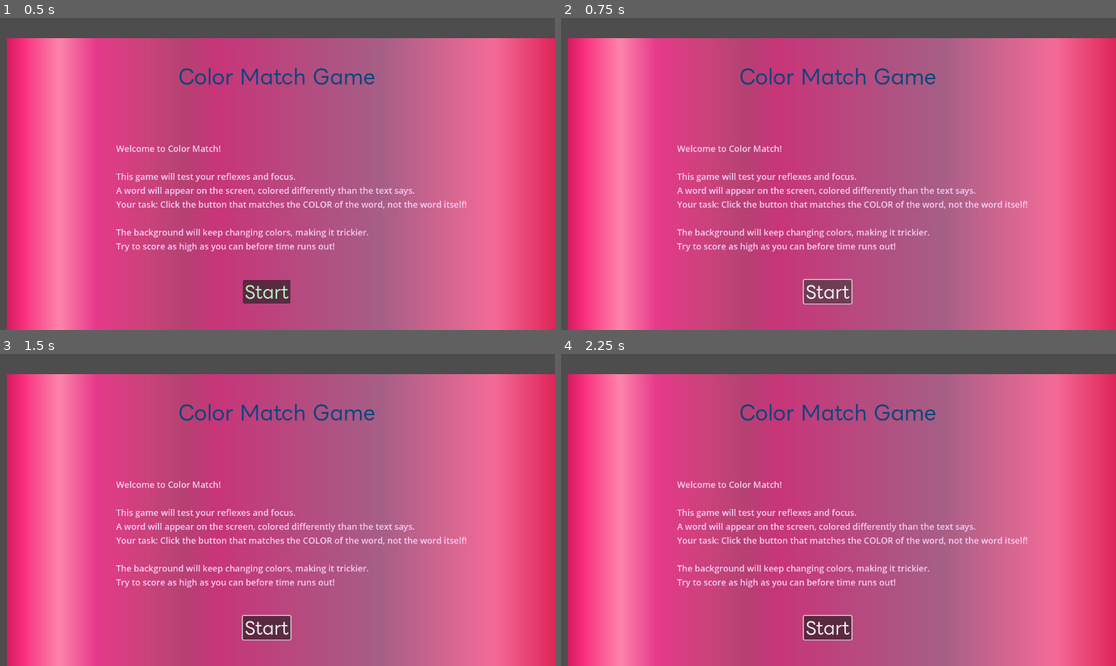
Above: before the commit, frames 1-4 (two rows, left to right).
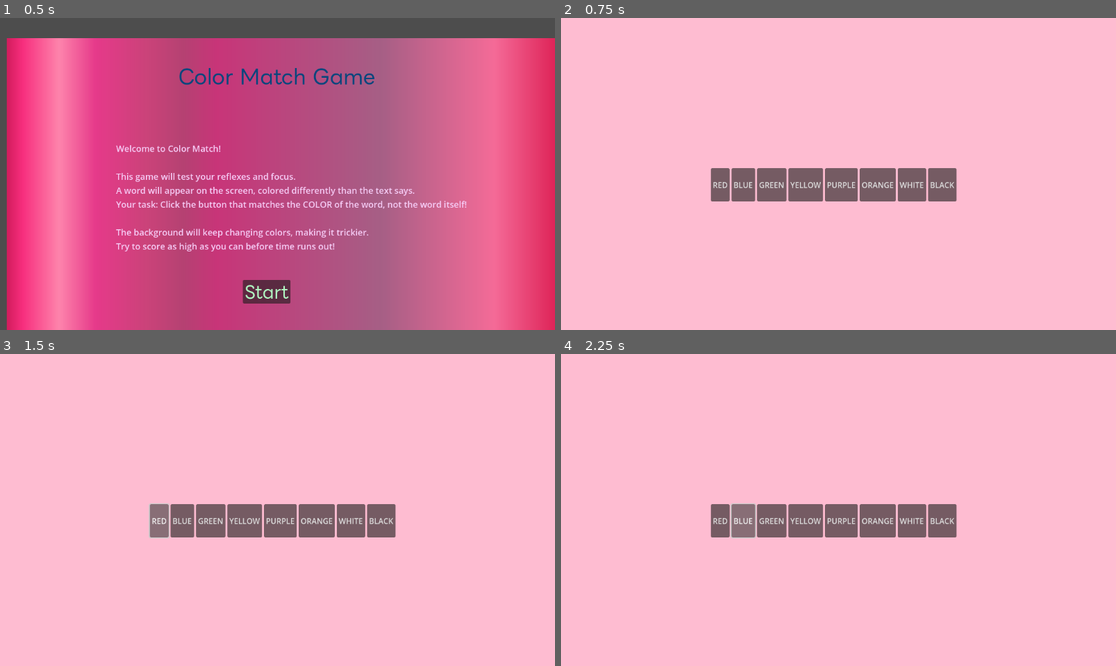
Above: after the commit, the same moments.

Repository: djimichristy-art/ColorMatch
Game: Godot game, scene res://startpage.tscn
Two runs of this game, one before a commit and one after it. Both use one fixed random seed, a clock stepped at 60 frames per second and the inputs below.
Inputs (mouse positions are in pixels of both pictures, inside the frame that each line leads up to):
- Up to frame 1 (0.5 s): no input
- Up to frame 2 (0.75 s): click "Start" at 0.5 s
- Up to frame 3 (1.5 s): click (160, 519) at 1.25 s, where only the run after the commit has a clickable "RED"
- Up to frame 4 (2.25 s): click (744, 519) at 2 s, where only the run after the commit has a clickable "BLUE"

Frame 1 is identical in both runs. In frame 2, 100% of the frame differs, in the area x 0-100%, y 0-100%; in frame 3, 100%; in frame 4, 100%.
Error after the commit: Parse Error: Cannot find member "white" in base "Color". Did you mean to use "WHITE"? (res://color_match.gd:30)

Commit message:
edited the start and end pages

Diff:
--- a/color_match.gd
+++ b/color_match.gd
@@ -1,100 +1,111 @@
-
 extends Control
 
-# --- Constants ---
-var COLORS = ["RED", "BLUE", "GREEN", "YELLOW", "PURPLE", "ORANGE", "WHITE", "BLACK"]
-var COLOR_VALUES = {
-	"RED": Color(1,0,0),
-	"BLUE": Color(0,0,1),
-	"GREEN": Color(0,1,0),
-	"YELLOW": Color(1,1,0),
-	"PURPLE": Color(0.5,0,0.5),
-	"ORANGE": Color(1,0.5,0),
-	"WHITE": Color(1,1,1),
-	"BLACK": Color(0,0,0)
-}
+# Words and their display colors
+var words = ["RED", "BLUE", "GREEN", "YELLOW"]
+var colors = [Color.RED, Color.BLUE, Color.GREEN, Color.YELLOW]
 
-# --- Variables ---
-var score: int = 0
-var time_left: int = 20
-var current_color_name: String = ""
-var bg_timer_counter: float = 0
+# Score and timer
+var score = 0
+var time_left = 20  # 20 seconds
 
-# --- Nodes ---
+# UI nodes
+@onready var score_label = $ScoreLabel
 @onready var word_label = $WordLabel
-@onready var score_label = $ScoreLabel
 @onready var timer_label = $TimerLabel
-@onready var timer = $GameTimer
-@onready var buttons_container = $ButtonsContainer
-@onready var background = $Background  # ColorRect
+@onready var red_button = $RedButton
+@onready var blue_button = $BlueButton
+@onready var green_button = $GreenButton
+@onready var yellow_button = $YellowButton
+@onready var game_timer = $GameTimer        # 1-second tick timer
+@onready var background_timer = $BGTimer    # 3-second tick timer
+@onready var root_control = self            # root node for changing background
 
-# --- Ready ---
+# Current correct color index
+var current_color_index = 0
+
 func _ready():
-	randomize()
-	score = 0
-	time_left = 20
-	update_score_label()
-	update_timer_label()
-	pick_new_color()
+	randomize()  # randomize words/colors
+
+	# Set button colors
+	red_button.add_color_override("font_color", Color.white)
+	red_button.add_color_override("font_color_pressed", Color.white)
+	red_button.add_color_override("font_color_hover", Color.white)
+	red_button.add_color_override("font_color_disabled", Color.gray)
+	red_button.add_color_override("bg_color", Color.red)
+
+	blue_button.add_color_override("font_color", Color.white)
+	blue_button.add_color_override("bg_color", Color.blue)
+
+	green_button.add_color_override("font_color", Color.white)
+	green_button.add_color_override("bg_color", Color.green)
+
+	yellow_button.add_color_override("font_color", Color.black)
+	yellow_button.add_color_override("bg_color", Color.yellow)
 
 	# Connect buttons
-	if buttons_container:
-		for button in buttons_container.get_children():
-			var color_name = button.name.replace("Button","").to_upper()
-			button.set_meta("COLOR_NAME", color_name)
-			if COLOR_VALUES.has(color_name):
-				button.modulate = COLOR_VALUES[color_name]
-			if not button.pressed.is_connected(self._on_answer_button_pressed):
-				button.pressed.connect(_on_answer_button_pressed, [button])
+	red_button.pressed.connect(self.check_answer.bind(0))
+	blue_button.pressed.connect(self.check_answer.bind(1))
+	green_button.pressed.connect(self.check_answer.bind(2))
+	yellow_button.pressed.connect(self.check_answer.bind(3))
 
-	if timer:
-		timer.start()
+	# Setup game timer (1 second ticks)
+	game_timer.wait_time = 1
+	game_timer.one_shot = false
+	game_timer.start()
+	game_timer.timeout.connect(_on_timer_tick)
+
+	# Setup background timer (3 seconds ticks)
+	background_timer.wait_time = 3
+	background_timer.one_shot = false
+	background_timer.start()
+	background_timer.timeout.connect(_on_background_change)
+
+	# Initialize UI
+	update_score()
+	update_timer()
+	show_new_word()
+
+func show_new_word():
+	if time_left <= 0:
+		return
+	var word_index = randi() % words.size()
+	current_color_index = randi() % colors.size()
+	word_label.text = words[word_index]
+	word_label.add_color_override("font_color", colors[current_color_index])
+
+func check_answer(button_index):
+	if time_left <= 0:
+		return  # game over
+	if button_index == current_color_index:
+		score += 1
 	else:
-		print("Timer node not found!")
+		if score > 0:
+			score -= 1
+	update_score()
+	show_new_word()
 
-# --- Pick new color ---
-func pick_new_color():
-	if COLORS.size() == 0: return
-	current_color_name = COLORS[randi() % COLORS.size()]
-	if word_label:
-		word_label.text = current_color_name
+func update_score():
+	score_label.text = "Score: %d" % score
 
-# --- Button pressed ---
-func _on_answer_button_pressed(button):
-	if button == null: return
-	var button_color = button.get_meta("COLOR_NAME")
-	if button_color == current_color_name:
-		score += 1
-	update_score_label()
-	pick_new_color()
+func update_timer():
+	timer_label.text = "Time: %d" % time_left
 
-# --- Labels ---
-func update_score_label():
-	if score_label:
-		score_label.text = "Score: " + str(score)
+func _on_timer_tick():
+	if time_left > 0:
+		time_left -= 1
+		update_timer()
+	else:
+		game_over()
 
-func update_timer_label():
-	if timer_label:
-		timer_label.text = "Time: " + str(time_left)
+func _on_background_change():
+	# Randomly change background color
+	root_control.add_color_override("custom_colors/bg_color", colors[randi() % colors.size()])
 
-# --- Background color change ---
-func _process(delta):
-	bg_timer_counter += delta
-	if bg_timer_counter >= 3.0:
-		bg_timer_counter = 0
-		if background:
-			# Lighter random colors so text is readable
-			background.color = Color(randf()*0.6 + 0.4, randf()*0.6 + 0.4, randf()*0.6 + 0.4)
-
-# --- Timer timeout ---
-func _on_GameTimer_timeout():
-	time_left -= 1
-	update_timer_label()
-	if time_left <= 0:
-		if timer:
-			timer.stop()
-		var end_page = get_parent().get_node("EndPage")
-		if end_page:
-			end_page.show_score(score)
-			self.visible = false
-			end_page.visible = true
+func game_over():
+	game_timer.stop()
+	background_timer.stop()
+	word_label.text = "Game Over!"
+	red_button.disabled = true
+	blue_button.disabled = true
+	green_button.disabled = true
+	yellow_button.disabled = true
--- a/startpage.gd
+++ b/startpage.gd
@@ -1,7 +1,7 @@
 extends Control
 
 @onready var start_button = $StartButton
-@onready var start_audio = $StartPageAudio  # optional, if you have a sound
+@onready var start_audio = $StartPageAudio
 
 func _ready():
 	start_button.pressed.connect(_on_start_pressed)
@@ -9,5 +9,8 @@
 func _on_start_pressed():
 	if start_audio:
 		start_audio.play()
-	# Load the ColorMatchGame scene
-	get_tree().change_scene_to_file("res://ColorMatchGame.tscn")  # Make sure this path matches your file
+	get_tree().change_scene_to_file("res://color_match.tscn")
+
+
+func _on_start_button_pressed() -> void:
+	pass # Replace with function body.
--- a/startpage.tscn
+++ b/startpage.tscn
@@ -70,3 +70,5 @@
 [node name="StartPageAudio" type="AudioStreamPlayer2D" parent="."]
 stream = ExtResource("3_q8grx")
 autoplay = true
+
+[connection signal="pressed" from="StartButton" to="." method="_on_start_button_pressed"]
